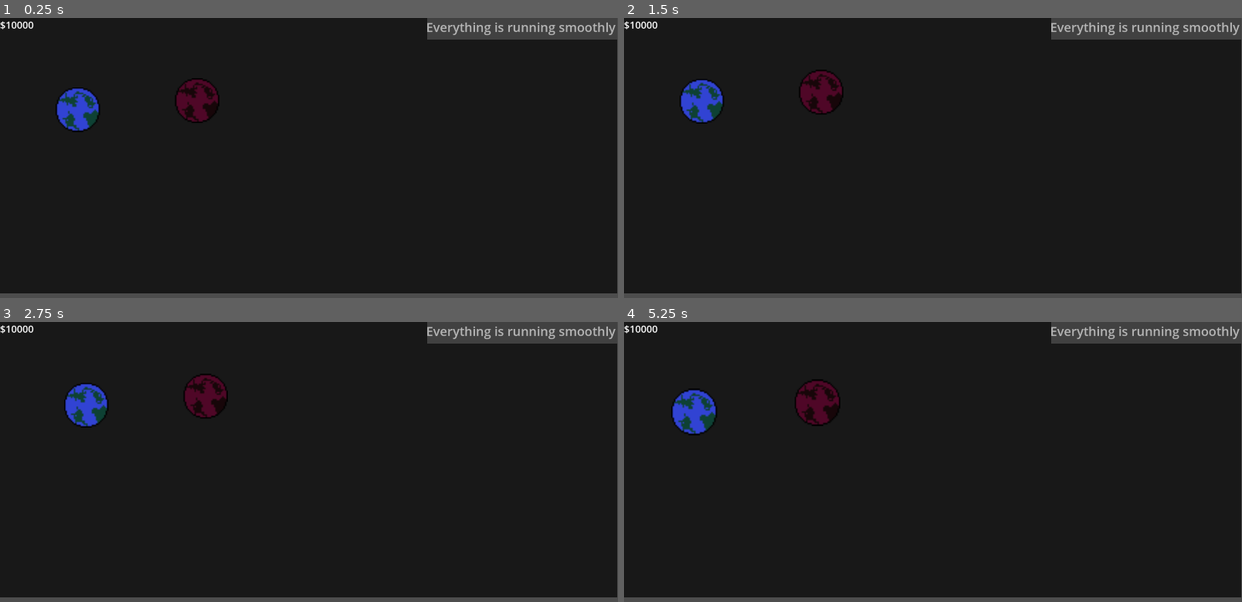
Above: before the commit, frames 1-4 (two rows, left to right).
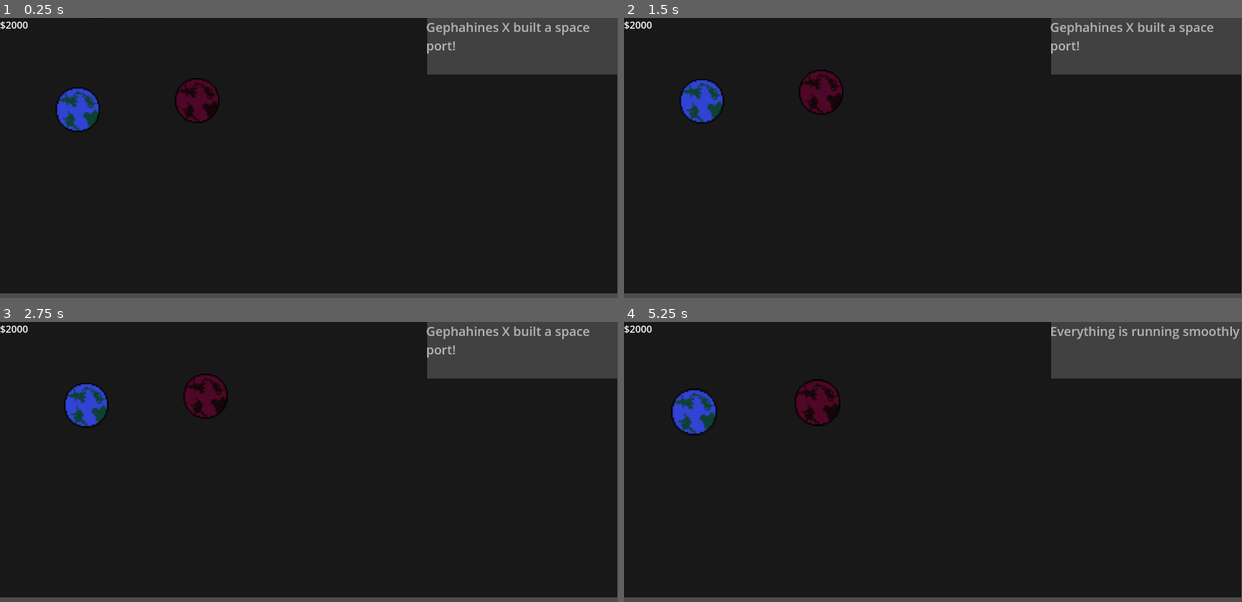
Above: after the commit, the same moments.

Repository: Bdavis49382/HyperLanesProject
Game: Godot game, scene res://scenes/main.tscn
The game is run twice, just before and just after one commit, with the same random seed, the same clock (stepped at 60 frames per second) and the same inputs.
Inputs (mouse positions are in pixels of both pictures, inside the frame that each line leads up to):
- Up to frame 1 (0.25 s): no input
- Up to frame 2 (1.5 s): tap Enter at 0.5 s; move the mouse to (1068, 144) at 0.52 s; click (1068, 144) at 0.6 s; tap Space at 1.25 s; move the mouse to (809, 172) at 1.27 s; tap S (camera_down) at 1.35 s
- Up to frame 3 (2.75 s): click (185, 476) at 1.55 s; tap Enter at 2 s; move the mouse to (370, 400) at 2.02 s; tap A (camera_left) at 2.1 s; click (370, 400) at 2.3 s
- Up to frame 4 (5.25 s): tap Space at 2.75, 4.25 s; move the mouse to (902, 518) at 2.77 s; tap D (camera_right) at 2.85 s; click (902, 518) at 3.05 s; tap Enter at 3.5 s; move the mouse to (1118, 504) at 3.52 s; tap W (camera_up) at 3.6 s; click (1118, 504) at 3.8 s; move the mouse to (747, 420) at 4.27 s; click (747, 420) at 4.35 s; move the mouse to (963, 462) at 5.02 s; tap Q (zoom_in) at 5.1 s

The runs differ from the first frame. In frame 1, 4.4% of the frame differs, in the area x 0-100%, y 1-21%; in frame 2, 4.4%; in frame 3, 4.4%; in frame 4, 3.8%.

Commit message:
added percentage text to ships

Diff:
--- a/Scripts/Camera.gd
+++ b/Scripts/Camera.gd
@@ -33,3 +33,7 @@
 			zoom_velocity.y += zoom_map[key][1]
 	zoom += zoom_velocity * delta * _zoom_speed
 	zoom = zoom.clamp(Vector2(.1,.1),Vector2(3,3))
+
+
+func _on_planet_factory_planet_created():
+	pass # Replace with function body.
--- a/Scripts/Line.gd
+++ b/Scripts/Line.gd
@@ -12,6 +12,6 @@
 
 func _draw():
 	if get_parent().planet1:
-		draw_line(get_parent().planet1.position,get_parent().planet2.position,Color(255,255,255),20)
+		draw_line(get_parent().planet1.position,get_parent().planet2.position,Color(.2,.2,.2),5)
 	else:
 		print('error drawing line')
--- a/Scripts/economy.gd
+++ b/Scripts/economy.gd
@@ -1,6 +1,7 @@
 extends Node
 
-var money = 10000
+var money = 2000
+var shown_planet_name = ""
 # Called when the node enters the scene tree for the first time.
 func _ready():
 	pass # Replace with function body.
@@ -17,7 +18,12 @@
 	else:
 		if not $DeathTimer.is_stopped():
 			$DeathTimer.stop()
+		# print(shown_planet_name)
+		if shown_planet_name == '':
 			get_node("../Camera/HUD/Message").text = "Everything is running smoothly"
+		else:
+			get_node("../Camera/HUD/Message").text = shown_planet_name + " built a space port!"
+
 
 
 func rand_choice(arr):
@@ -26,6 +32,14 @@
 func buy_route(planet1,planet2):
 	"""Returns false if unable to buy, true if buy was successful"""
 	var cost = calc_route_cost(planet1,planet2)
+	if cost > money:
+		return false
+	else:
+		money -= cost
+		return true
+
+func upgrade_route(planet1,planet2,level):
+	var cost = calc_upgrade_cost(planet1,planet2,level)
 	if cost > money:
 		return false
 	else:
@@ -49,7 +63,7 @@
 
 func calc_route_cost(planet1,planet2):
 	var dist = calc_distance(planet1.position,planet2.position)
-	return int(dist * 1.75)
+	return int(dist * 1.25)
 
 func calc_distance(point1,point2):
 	return sqrt((point2.x - point1.x)**2 + (point2.y - point1.y)**2)
@@ -59,6 +73,9 @@
 
 func calc_ship_cost(ships):
 	return 100 * ships**2 + 300
+
+func calc_upgrade_cost(planet1,planet2,level):
+	return calc_route_cost(planet1,planet2)/2 * level
 
 func buy_ship(ships):
 	"""Returns false if unable to buy, true if buy worked"""
@@ -83,7 +100,9 @@
 	var planets = get_tree().get_nodes_in_group("planets")
 	# var planetNames = planets.map(func(planet):return planet.planetName)
 	# add_passenger(rand_choice(planets), create_passenger(planets))
-	create_passenger(planets)
+	var time_passed = Time.get_ticks_msec()
+	for i in range(len(planets)):
+		create_passenger(planets)
 
 func create_passenger(planets):
 	var planet1 = 0
@@ -124,3 +143,10 @@
 
 func _on_death_timer_timeout():
 	print('game over')
+
+
+func _on_planet_factory_planet_created(planet_name):
+	shown_planet_name = planet_name
+	# Show the planet name for 5 seconds.
+	await get_tree().create_timer(5.0).timeout
+	shown_planet_name = ""
--- a/Scripts/lane.gd
+++ b/Scripts/lane.gd
@@ -18,8 +18,8 @@
 func _process(delta):
 	for ship in $Path2D.get_children():
 		ship.move(level*2)
-	$LaneBox.ships = ships
-	$LaneBox.level = level
+	$LaneBox.ships = str(ships) + " (" + str(econ.calc_ship_cost(ships)) + ")"
+	$LaneBox.level = str(level) + " (" + str(econ.calc_upgrade_cost(planet1,planet2,level) / 2) + ")"
 
 
 
@@ -32,8 +32,8 @@
 	curve.add_point(planet1.position)
 	$Path2D.set_curve(curve)
 	econ.refresh_passengers()
+	add_child(line.instantiate())
 	add_ship()
-	add_child(line.instantiate())
 
 func add_ship():
 	var new_ship = ship_scene.instantiate()
@@ -49,6 +49,5 @@
 
 
 func _on_lane_box_upgrade():
-	if econ.buy_route(planet1,planet2):
-		# speed *= 2
+	if econ.upgrade_route(planet1,planet2,level):
 		level += 1
--- a/Scripts/lane_box.gd
+++ b/Scripts/lane_box.gd
@@ -17,6 +17,8 @@
 	if $Ships.visible:
 		$Ships.text = "Ships: " + str(ships)
 		$Level.text = "Level: " + str(level)
+	else:
+		$Create.text = "Create Route\nCost: " + str(econ.calc_route_cost(get_parent().planet1,get_parent().planet2))
 
 
 func _on_create_pressed():
--- a/Scripts/main.gd
+++ b/Scripts/main.gd
@@ -6,8 +6,7 @@
 var most_recent_lane = 0
 # Called when the node enters the scene tree for the first time.
 func _ready():
-	pass # Replace with function body.
-
+	pass
 
 # Called every frame. 'delta' is the elapsed time since the previous frame.
 func _process(delta):
@@ -20,8 +19,8 @@
 			lanes[key_string] = lane.instantiate()
 			lanes[key_string].get_child(0).get_child(1).text = key_string
 			var midpoint = Vector2.ZERO
-			midpoint.x = (clicked_planets[0].position.x + clicked_planets[1].position.x)/2
-			midpoint.y = (clicked_planets[0].position.y + clicked_planets[1].position.y)/2
+			midpoint.x = (clicked_planets[0].position.x + clicked_planets[1].position.x)/2 + 50
+			midpoint.y = (clicked_planets[0].position.y + clicked_planets[1].position.y)/2 + 50
 			lanes[key_string].get_node("LaneBox").position = midpoint
 			lanes[key_string].planet1 = clicked_planets[0]
 			lanes[key_string].planet2 = clicked_planets[1]
--- a/Scripts/planet.gd
+++ b/Scripts/planet.gd
@@ -35,4 +35,4 @@
 	for passenger_list in new_passengers.values():
 		for passenger in passenger_list:
 			if not econ.add_passenger(self,passenger):
-				econ.earn_income(floor(passenger[1]/50))
+				econ.earn_income(floor(passenger[1]/40))
--- a/Scripts/planetFactory.gd
+++ b/Scripts/planetFactory.gd
@@ -1,4 +1,5 @@
 extends Node
+signal planet_created
 
 @export var Planet : PackedScene
 var zones = [[0,0]]
@@ -11,11 +12,7 @@
 	econ = get_node("/root/Main/Economy")
 	create_planet("Earth",[0,0])
 	create_random_planet(zones[0])
-	# create_planet("Pluto",[0,0],500)
-	# create_planet("Earth",[0,0],500)
-	# create_planet("Mars",[0,0],500)
-	# create_planet("Neptune",[1000,1000],500)
-	# create_planet("Europa",[2500,2500],500)
+	create_random_planet(zones[0])
 
 
 
@@ -59,6 +56,7 @@
 	new_planet.position = Vector2(position[0],position[1])
 	new_planet.add_to_group("planets")
 	add_child(new_planet)
+	planet_created.emit(planet_name)
 
 func create_zone():
 	var prev_zone = zones[current_zone]
--- a/Scripts/ship.gd
+++ b/Scripts/ship.gd
@@ -5,11 +5,13 @@
 var planet2
 var passengers = {}
 var capacity = 15
+var red = false
 var at_planet2 = false
 var at_planet1 = false
 # Called when the node enters the scene tree for the first time.
 func _ready():
 	pass # Replace with function body.
+	z_index = 100
 
 func get_num_passengers():
 	var total = 0
@@ -35,10 +37,6 @@
 func pick_up_all(planet):
 	var destinations = planet.passengers.keys()
 	for destination in destinations:
-		# If a passenger going to this destination has a route, pick them all up
-		# print(planet.passengers[destination][0][2])
-		# if len(planet.passengers[destination][0][2]) == 0:
-		# 	print()
 		if len(planet.passengers[destination][0][2]) > 1 and planet.passengers[destination][0][2][1] in [planet2,planet1] and get_num_passengers() < capacity:
 			pick_up(planet,destination)
 
@@ -58,4 +56,23 @@
 	passengers.clear()
 # Called every frame. 'delta' is the elapsed time since the previous frame.
 func _process(delta):
-	pass
+	# Keep the sprite pointed the right way.
+	if progress_ratio < .55:
+		$Sprite2D.look_at(planet1.position)
+	else:
+		$Sprite2D.look_at(planet2.position)
+
+	# Update progress bar showing capacity
+	var percentage = get_num_passengers() * 100 / capacity
+	$ProgressBar.value = percentage
+	if percentage > 90 and not red:
+		red = true
+
+	if red and percentage < 90:
+		red = false
+
+	if red:
+		$ProgressBar.add_theme_color_override("font_color",Color(1,0,0))
+
+
+	# $ProgressBar.theme.font_color = Color(1,0,0)
--- a/scenes/economy.tscn
+++ b/scenes/economy.tscn
@@ -6,11 +6,11 @@
 script = ExtResource("1_ny3am")
 
 [node name="PassengerTimer" type="Timer" parent="."]
-wait_time = 0.47
+wait_time = 3.0
 autostart = true
 
 [node name="DeathTimer" type="Timer" parent="."]
-wait_time = 15.0
+wait_time = 30.0
 one_shot = true
 
 [connection signal="timeout" from="PassengerTimer" to="." method="_on_timer_timeout"]
--- a/scenes/hud.tscn
+++ b/scenes/hud.tscn
@@ -20,11 +20,12 @@
 offset_bottom = 130.0
 theme_override_font_sizes/font_size = 45
 text = "Everything is running smoothly"
+autowrap_mode = 2
 
 [node name="ColorRect" type="ColorRect" parent="Message"]
 layout_mode = 0
 offset_left = 4.0
 offset_top = -1.0
 offset_right = 680.0
-offset_bottom = 76.0
+offset_bottom = 201.0
 color = Color(0.419608, 0.419608, 0.419608, 0.494118)
--- a/scenes/lane_box.tscn
+++ b/scenes/lane_box.tscn
@@ -73,19 +73,19 @@
 
 [node name="AddShip" type="Button" parent="."]
 visible = false
-offset_left = -16.0
+offset_left = 17.0
 offset_top = 24.0
-offset_right = 13.0
+offset_right = 46.0
 offset_bottom = 48.0
 theme_override_font_sizes/font_size = 11
 text = "Add"
 
 [node name="Upgrade" type="Button" parent="."]
 visible = false
-offset_left = -15.0
-offset_top = 57.0
-offset_right = 14.0
-offset_bottom = 81.0
+offset_left = 18.0
+offset_top = 55.0
+offset_right = 72.0
+offset_bottom = 79.0
 theme_override_font_sizes/font_size = 11
 text = "Upgrade"
 
--- a/scenes/main.tscn
+++ b/scenes/main.tscn
@@ -19,7 +19,7 @@
 Planet = ExtResource("1_3sbwt")
 
 [node name="planetSpawnTimer" type="Timer" parent="planetFactory"]
-wait_time = 45.0
+wait_time = 30.0
 autostart = true
 
 [node name="Economy" parent="." instance=ExtResource("6_rfoa1")]
@@ -31,4 +31,5 @@
 [node name="HUD" parent="Camera" instance=ExtResource("6_ny6xt")]
 layer = -1
 
+[connection signal="planet_created" from="planetFactory" to="Economy" method="_on_planet_factory_planet_created"]
 [connection signal="timeout" from="planetFactory/planetSpawnTimer" to="planetFactory" method="_on_planet_spawn_timer_timeout"]
--- a/scenes/ship.tscn
+++ b/scenes/ship.tscn
@@ -1,12 +1,18 @@
 [gd_scene load_steps=3 format=3 uid="uid://dh4hdamerjb6p"]
 
 [ext_resource type="Script" path="res://Scripts/ship.gd" id="1_g7pv3"]
-[ext_resource type="Texture2D" uid="uid://dfj81uflacgty" path="res://Assets/ship1.png" id="2_iy4ni"]
+[ext_resource type="Texture2D" uid="uid://ddaqwscp13gjj" path="res://Assets/ship2.png" id="2_l0f6q"]
 
 [node name="Ship" type="PathFollow2D"]
 script = ExtResource("1_g7pv3")
 
 [node name="Sprite2D" type="Sprite2D" parent="."]
-position = Vector2(0, 9.53674e-07)
-scale = Vector2(2.03125, 1.90625)
-texture = ExtResource("2_iy4ni")
+position = Vector2(-0.250001, -0.250001)
+scale = Vector2(2.01563, 1.89062)
+texture = ExtResource("2_l0f6q")
+
+[node name="ProgressBar" type="ProgressBar" parent="."]
+offset_top = -40.0
+offset_right = 4.0
+offset_bottom = -13.0
+rounded = true
Binary file added: Assets/ship2.png
Not shown, added: Assets/ship2.png.import
Binary file added: scenes/ship2.png
Not shown, added: scenes/ship2.png.import
